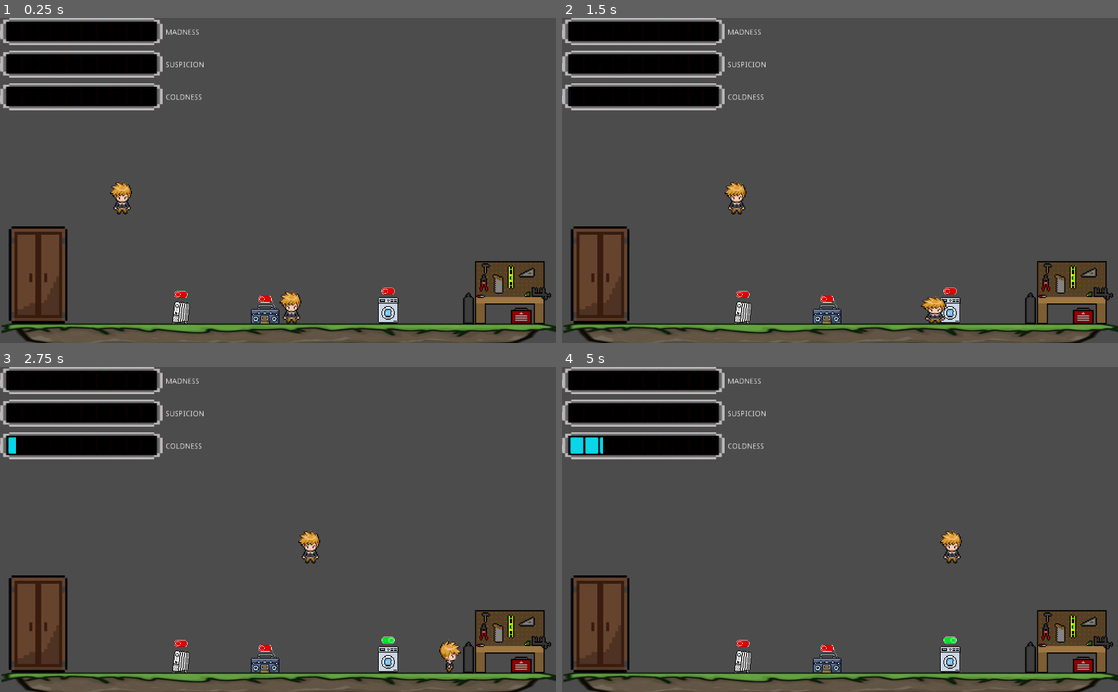
Above: before the commit, frames 1-4 (two rows, left to right).
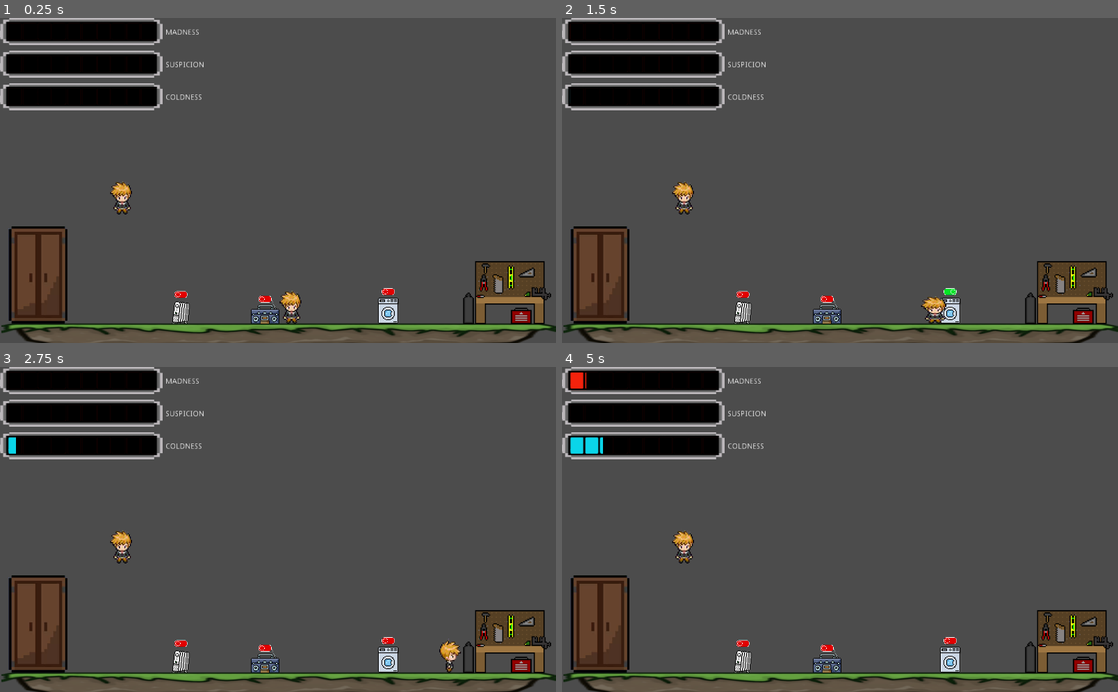
Above: after the commit, the same moments.

Repository: Gaspary23/Sombras_da_Familia
Game: Godot game, scene res://Game/Game.tscn
Two runs of this game, one before a commit and one after it. Both use one fixed random seed, a clock stepped at 60 frames per second and the inputs below.
Inputs:
- Up to frame 1 (0.25 s): no input
- Up to frame 2 (1.5 s): tap Enter at 0.5 s; hold Right (right) 0.53-1.28 s; tap E (interact) at 0.6, 1.35 s; hold Down (down) from 1.28 s (still down)
- Up to frame 3 (2.75 s): release Down (down) at 2.03 s; hold Right (right) from 2.03 s (still down); tap E (interact) at 2.1 s
- Up to frame 4 (5 s): tap E (interact) at 2.85, 3.6, 4.35 s; release Right (right) at 3.53 s; hold Left (left) from 3.53 s (still down); tap Space at 4.25 s

The runs differ from the first frame. In frame 1, 0.1% of the frame differs, in the area x 68-72%, y 82-94%; in frame 2, 0.6%; in frame 3, 0.6%; in frame 4, 0.8%, in the area x 1-72%, y 1-94%.

Commit message:
fix: item signals and use bools

Diff:
--- a/Game/Game.gd
+++ b/Game/Game.gd
@@ -18,7 +18,7 @@
 var increment_time_value = 20
 
 func _check() -> void:
-	if(NPC.currentPos.x < NPC.objPos.x + 3 and NPC.currentPos.x > NPC.objPos.x - 3 and WM.WMon):
+	if(NPC.currentPos.x < NPC.objPos.x + 3 and NPC.currentPos.x > NPC.objPos.x - 3 and WM.is_using):
 		NPC.levelOfSuspission += 0.2
 
 
@@ -32,10 +32,10 @@
 
 func _physics_process(_delta: float) -> void:
 	var WMPos = $Level/Scenery/Washing_Machine.position
-	NPC.scripted()
-	if (boolean == true):
-		NPC.setPos(WMPos)
-		boolean = false
+	#NPC.scripted()
+	#if (boolean == true):
+	#	NPC.setPos(WMPos)
+	#	boolean = false
 
 	time_now = OS.get_unix_time()
 	var time_elapsed: int = time_now - time_start
--- a/Items/Heater.gd
+++ b/Items/Heater.gd
@@ -5,21 +5,26 @@
 onready var sprite = $AnimatedSprite
 onready var sound = $AudioStreamPlayer
 var touchingPlayer = false
-
+var is_using = false
 
 func _process(_delta: float) -> void:
 	if (Input.is_action_just_pressed("interact") and touchingPlayer):
 		emit_signal("heater_on")
+		is_using = not is_using
+
+	if (is_using):
 		if (not sound.is_playing()):
 			sound.play()
-			sprite.play("On")
-		else:
-			sound.stop()
-			sprite.play("Off")
+		sprite.play("On")
+	else:
+		sound.stop()
+		sprite.play("Off")
 
 
-func _on_Heater_body_entered(_body: Node) -> void:
-	touchingPlayer = true
+func _on_Heater_body_entered(body: Node) -> void:
+	if (body.name == "Player"):
+		touchingPlayer = true
 
-func _on_Heater_body_exited(_body: Node) -> void:
-	touchingPlayer = false
+func _on_Heater_body_exited(body: Node) -> void:
+	if (body.name == "Player"):
+		touchingPlayer = false
--- a/Items/Heater.tscn
+++ b/Items/Heater.tscn
@@ -1,8 +1,9 @@
-[gd_scene load_steps=6 format=2]
+[gd_scene load_steps=7 format=2]
 
 [ext_resource path="res://Items/Heater_On.png" type="Texture" id=1]
 [ext_resource path="res://Items/Heater.gd" type="Script" id=2]
 [ext_resource path="res://Items/Heater_Off.png" type="Texture" id=3]
+[ext_resource path="res://SFX/heaterSound.mp3" type="AudioStream" id=4]
 
 [sub_resource type="SpriteFrames" id=2]
 animations = [ {
@@ -34,3 +35,5 @@
 shape = SubResource( 1 )
 
 [node name="AudioStreamPlayer" type="AudioStreamPlayer" parent="."]
+stream = ExtResource( 4 )
+autoplay = true
--- a/Items/Radio.gd
+++ b/Items/Radio.gd
@@ -5,28 +5,33 @@
 onready var sprite = $AnimatedSprite
 onready var sound = $Monster_Theme
 var touchingPlayer = false
+var is_using = false
 
 
 func _process(_delta: float) -> void:
 	if (Input.is_action_just_pressed("interact") and touchingPlayer):
 		emit_signal("radio_playing")
+		is_using = not is_using
+
+	if (is_using):
 		if (not sound.is_playing()):
 			sound.play()
-			sprite.play("On")
-		else:
-			sound.stop()
-			sprite.play("Off")
+		sprite.play("On")
+	else:
+		sound.stop()
+		sprite.play("Off")
 
 
-func _on_Radio_body_entered(_body: Node) -> void:
-	touchingPlayer = true
+func _on_Radio_body_entered(body: Node) -> void:
+	if (body.name == "Player"):
+		touchingPlayer = true
 
 
-func _on_Radio_body_exited(_body: Node) -> void:
-	touchingPlayer = false
+func _on_Radio_body_exited(body: Node) -> void:
+	if (body.name == "Player"):
+		touchingPlayer = false
 
 
 func _on_Washing_Machine_washing_machine_using() -> void:
-	if sound.is_playing():
-		emit_signal("radio_playing")
-		sound.stop()
+	# If WM is on, turn radio off
+	is_using = false
--- a/Items/Washing_Machine.gd
+++ b/Items/Washing_Machine.gd
@@ -4,34 +4,34 @@
 
 onready var sprite = $AnimatedSprite
 onready var sound = $Washing
-var touchingPlayer = true
-var WMon = true
-onready var my_nodes_local_position = position
+var touchingPlayer = false
+var is_using = false
 
 
 func _process(_delta: float) -> void:
 	if (Input.is_action_just_pressed("interact") and touchingPlayer):
 		emit_signal("washing_machine_using")
-		WMon = not WMon
+		is_using = not is_using
+
+	if (is_using):
 		if (not sound.is_playing()):
 			sound.play()
-			sprite.play("On")
-		else:
-			sound.stop()
-			sprite.play("Off")
+		sprite.play("On")
+	else:
+		sound.stop()
+		sprite.play("Off")
 
 
 func _on_Washing_Machine_body_entered(body: Node) -> void:
-	if(body.name == "NPC"):
-		emit_signal("washing_machine_using")
-	touchingPlayer = true
+	if (body.name == "Player"):
+		touchingPlayer = true
 
 
-func _on_Washing_Machine_body_exited(_body: Node) -> void:
-	touchingPlayer = false
+func _on_Washing_Machine_body_exited(body: Node) -> void:
+	if (body.name == "Player"):
+		touchingPlayer = false
 
 
 func _on_Radio_radio_playing() -> void:
-	if sound.is_playing():
-		emit_signal("washing_machine_using")
-		sound.stop()
+	# If radio is on, turn WM off
+	is_using = false
--- a/Levels/Level.tscn
+++ b/Levels/Level.tscn
@@ -42,7 +42,7 @@
 position = Vector2( 488, 529 )
 
 [node name="Washing_Machine" parent="Scenery" instance=ExtResource( 8 )]
-position = Vector2( 715, 529 )
+position = Vector2( 715, 530 )
 z_index = -1
 
 [node name="Heater" parent="Scenery" instance=ExtResource( 11 )]
Not shown, added: Items/lawn mower.png.import
Not shown, added: Items/video game console.png.import
Not shown, added: SFX/heaterSound.mp3.import
